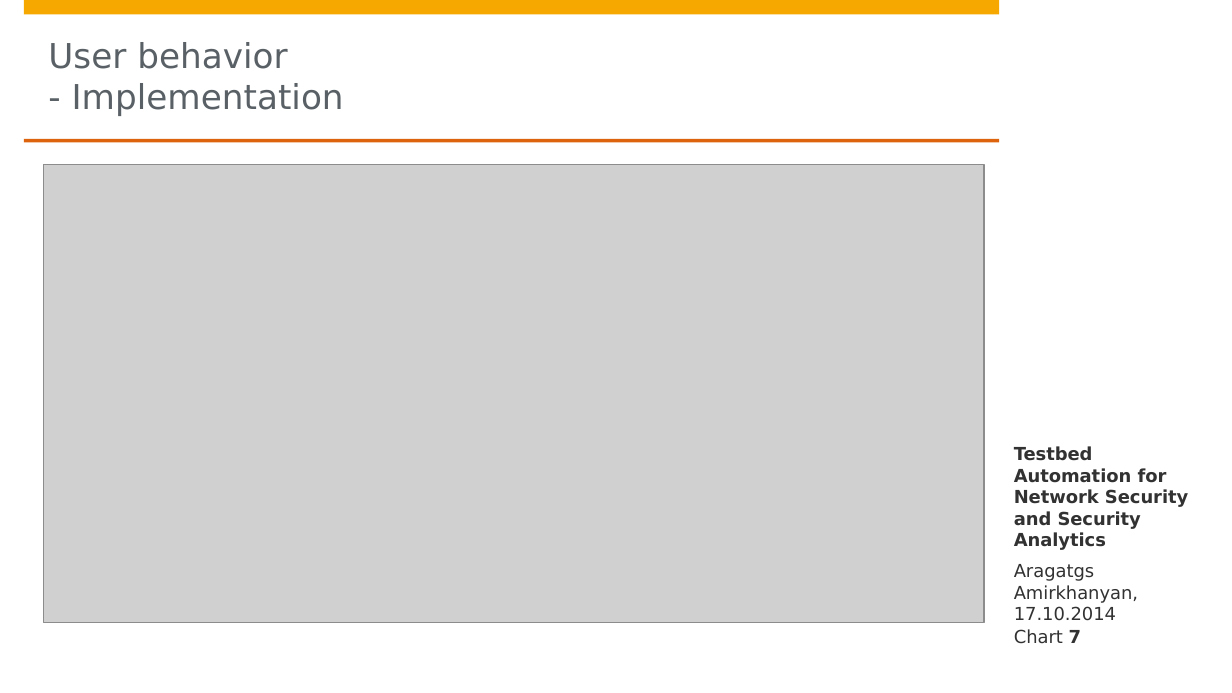
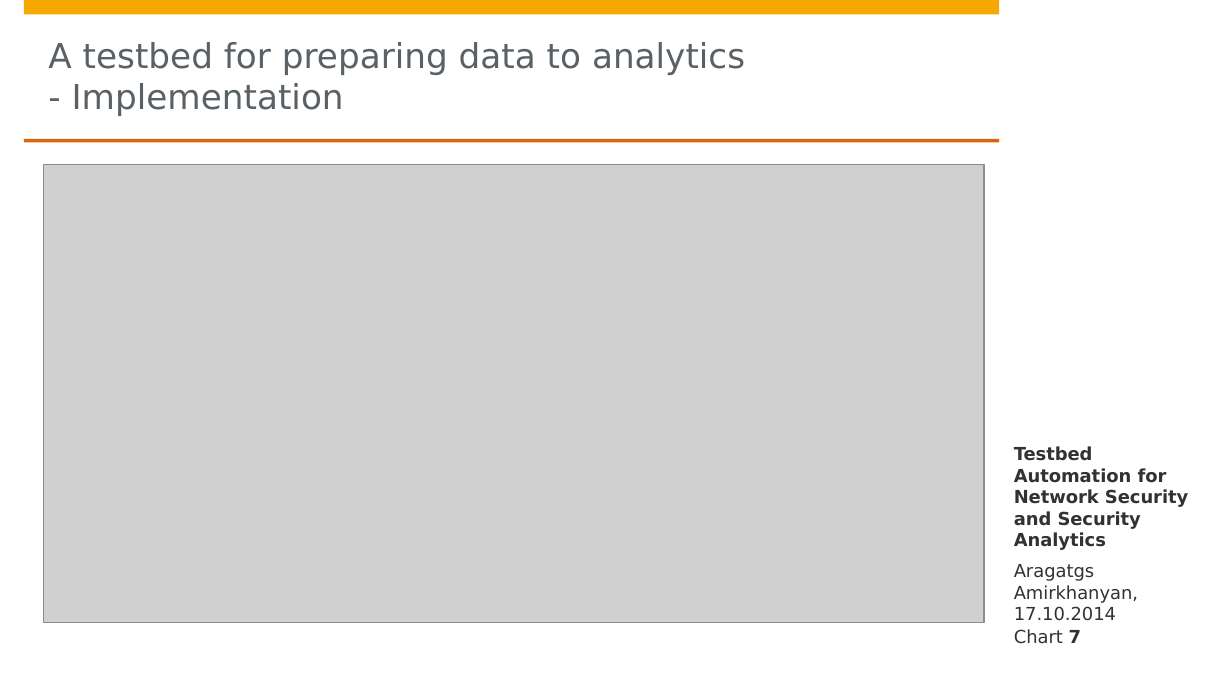
Before and after one commit to aragats/HPI, a slide deck: slide 7 of Research School/Retreat/Fall 2014/retreat draft 4/Aragats_Amirkhanyan_Fall_Retreat_2014.pptx. Drawn at 1232x693 pixels with LibreOffice and Linux fonts; fonts in the diff are those of the drawing; grey boxes stand for pictures; background and template pictures are left out. Boxes give left, top, right and bottom in pixels: in the first picture for what was removed or moved away, otherwise in the second. Text is boxed around its words. In the diff, an @@ line names an element or a change of style, - is before the commit and + after.

```diff
--- a/Research School/Retreat/Fall 2014/retreat draft 4/Aragats_Amirkhanyan_Fall_Retreat_2014.pptx
+++ b/Research School/Retreat/Fall 2014/retreat draft 4/Aragats_Amirkhanyan_Fall_Retreat_2014.pptx
@@ title at box(48, 42, 745, 116): text changed @@
-User behavior
-- Implementation
+A testbed for preparing data to analytics
+- Implementation
```
Also in this commit, not shown: 3 other slides changed.
